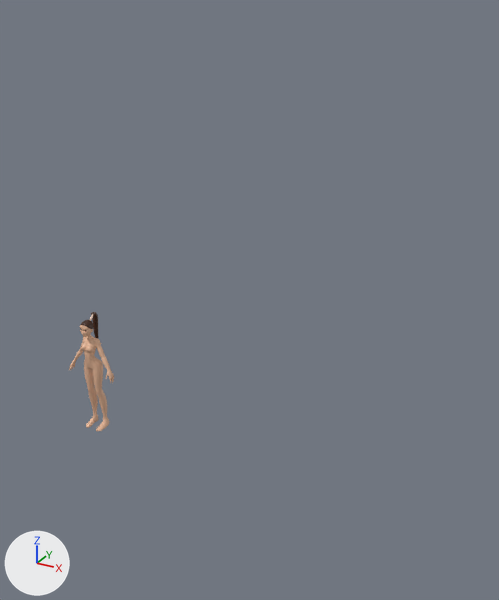
Two versions of the Blender file Ash/Blender files/3d_Assets.blend, one commit apart.
Both versions are drawn from a 50 mm camera at (6.23, -6.51, 5.9) aimed at (2.55, 0.17, 2.56). The lights are fixed; the arrows at lower left show +X, +Y and +Z. The same objects are shown in both versions, whatever each file hides.

In view in the first picture: 'Body', 'Ponytail', 'Scalp'.
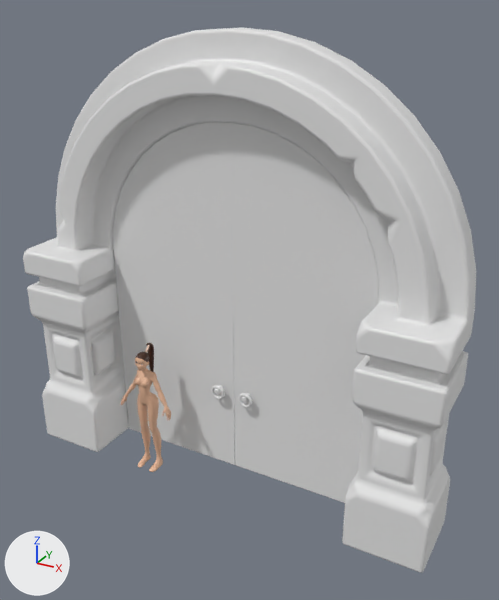
Location of each change, [x1, y1, x2, y2] in pixels of the pictures (499 x 600 px):
'DoorArch_high', added
    after: [23, 27, 476, 573]
'Doorright_high', added
    after: [231, 123, 378, 503]
'Doorleft_high', added
    after: [113, 122, 235, 465]
'Body', moved
    before: [69, 325, 114, 431]
    after: [121, 358, 171, 472]
'Ponytail', moved
    before: [89, 312, 98, 338]
    after: [145, 343, 154, 372]
'Scalp', moved
    before: [81, 320, 93, 329]
    after: [135, 352, 149, 362]

The change, as a diff of the scene's bpy script:
```diff
--- a/Ash/Blender files/3d_Assets.blend.py
+++ b/Ash/Blender files/3d_Assets.blend.py
@@ me_cube_026 @@
+me_cube_026.from_pydata(...)  # 248 vertices, 244 faces; spans x 0.03..1.85, y 0.03..0.43, z 0.02..4.61
+me_cube_026.polygons.foreach_set('use_smooth', [True] * 244)
@@ me_torus_002 @@
+me_torus_002.from_pydata(...)  # 248 vertices, 244 faces; spans x 0.5..2.32, y 0.06..0.46, z 0.04..4.62
+me_torus_002.polygons.foreach_set('use_smooth', [True] * 244)
@@ me_cube_022 @@
+me_cube_022.from_pydata(...)  # 674 vertices, 658 faces; spans x -2.79..2.79, y -0.81..0.47, z -5.09..0.48
+me_cube_022.polygons.foreach_set('use_smooth', [True] * 658)
@@ ob_scalp @@
 ob_scalp = bpy.data.objects.new('Scalp', me_roundcube_007)
-ob_scalp.location = (-0.01, 0.07, 0.0)
+ob_scalp.location = (1.25, -0.33, 0.0)
@@ ob_ponytail @@
 ob_ponytail = bpy.data.objects.new('Ponytail', me_cylinder_003)
-ob_ponytail.location = (-0.01, 0.07, 0.0)
+ob_ponytail.location = (1.25, -0.33, 0.0)
@@ ob_body @@
 ob_body = bpy.data.objects.new('Body', me_roundcube_005)
-ob_body.location = (-0.01, 0.07, 0.0)
+ob_body.location = (1.25, -0.33, 0.0)
@@ ob_doorright_high @@
+ob_doorright_high = bpy.data.objects.new('Doorright_high', me_cube_026)
+ob_doorright_high.location = (2.28, 0.03, 0.02)
+_m = ob_doorright_high.modifiers.new('Bevel', 'BEVEL')
+_m.width = 0.06
+_m.width_pct = 0.06
+_m.segments = 6
@@ ob_doorleft_high @@
+ob_doorleft_high = bpy.data.objects.new('Doorleft_high', me_torus_002)
+ob_doorleft_high.location = (0.0, 0.0, 0.0)
+_m = ob_doorleft_high.modifiers.new('Bevel', 'BEVEL')
+_m.width = 0.06
+_m.width_pct = 0.06
+_m.segments = 6
@@ ob_doorarch_high @@
+ob_doorarch_high = bpy.data.objects.new('DoorArch_high', me_cube_022)
+ob_doorarch_high.location = (2.31, 0.32, 5.11)
+_m = ob_doorarch_high.modifiers.new('Bevel', 'BEVEL')
+_m.width = 0.05
+_m.width_pct = 0.05
+_m.segments = 6
```
